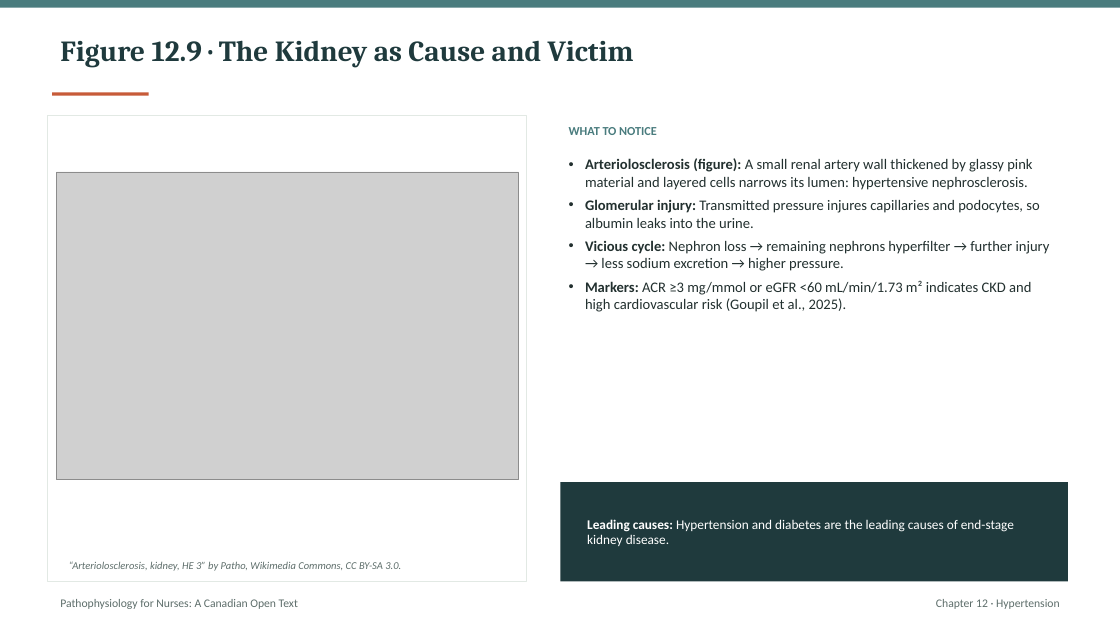
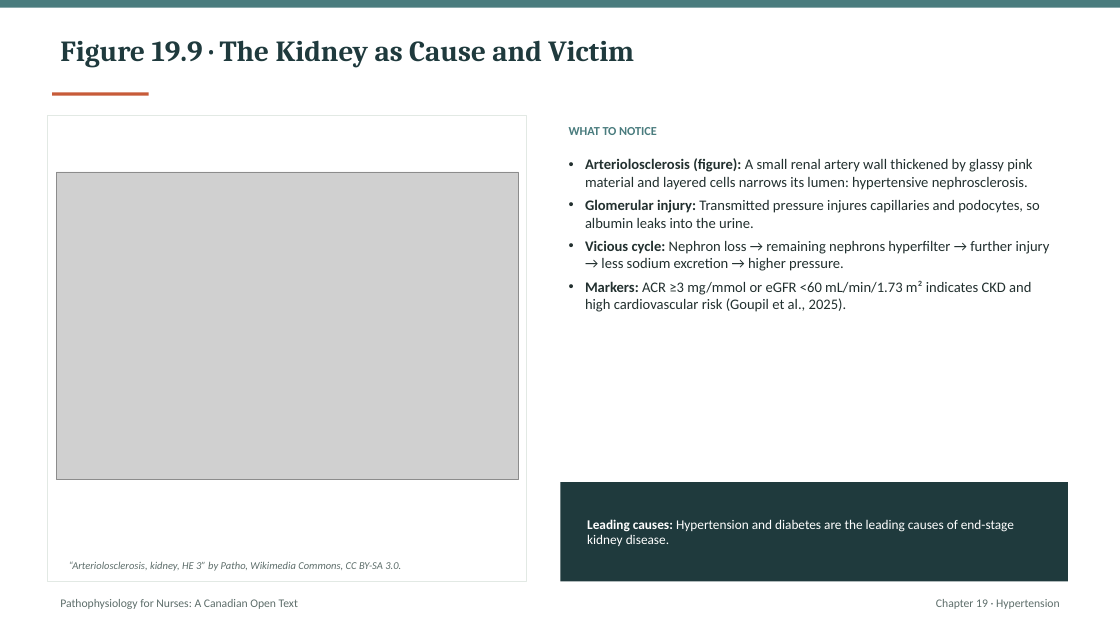
Before and after one commit to andrewleenl/opensourcenursing, a slide deck: slide 23 of Ch19_Hypertension_Lecture_Presentation.pptx. Drawn at 1120x630 pixels with LibreOffice and Linux fonts; fonts in the diff are those of the drawing; grey boxes stand for pictures. Boxes give left, top, right and bottom in pixels: in the first picture for what was removed or moved away, otherwise in the second. Text is boxed around its words. In the diff, an @@ line names an element or a change of style, - is before the commit and + after.

```diff
--- a/Ch19_Hypertension_Lecture_Presentation.pptx
+++ b/Ch19_Hypertension_Lecture_Presentation.pptx
@@ text at box(60, 40, 634, 68): text changed @@
-Figure 12.9 · The Kidney as Cause and Victim
+Figure 19.9 · The Kidney as Cause and Victim
@@ text at box(936, 599, 1060, 609): text changed @@
-Chapter 12 · Hypertension
+Chapter 19 · Hypertension
```
Also in this commit, not shown: 40 other slides changed, 3 other files.
